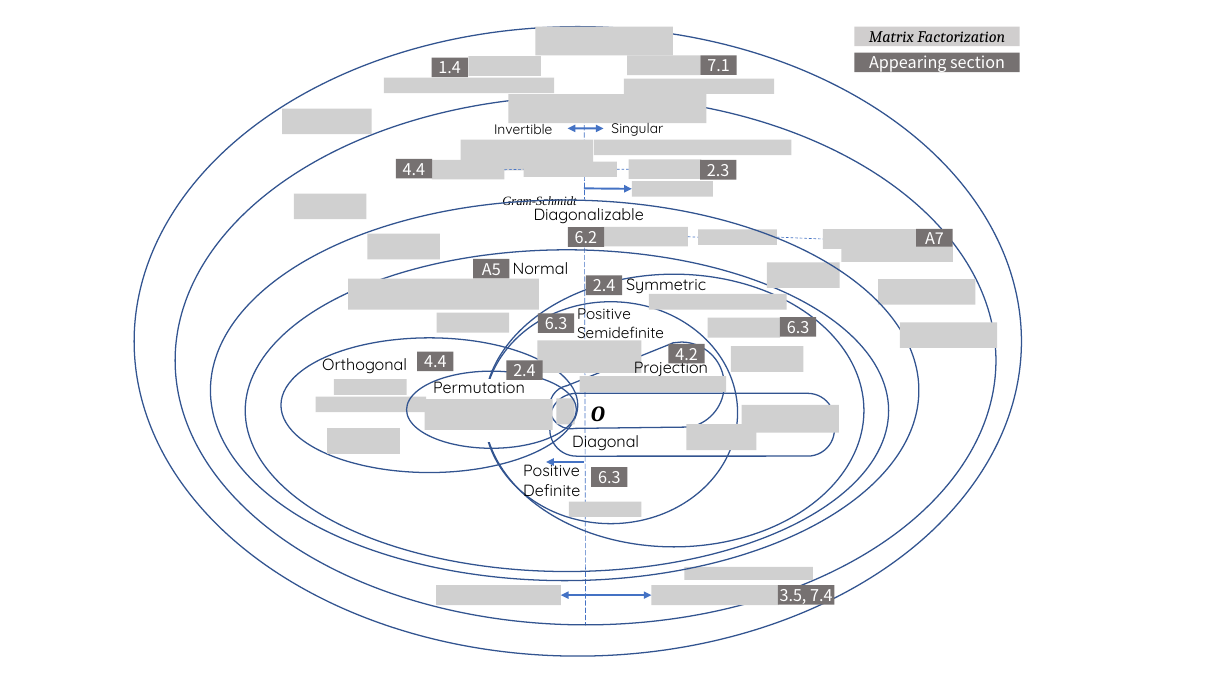
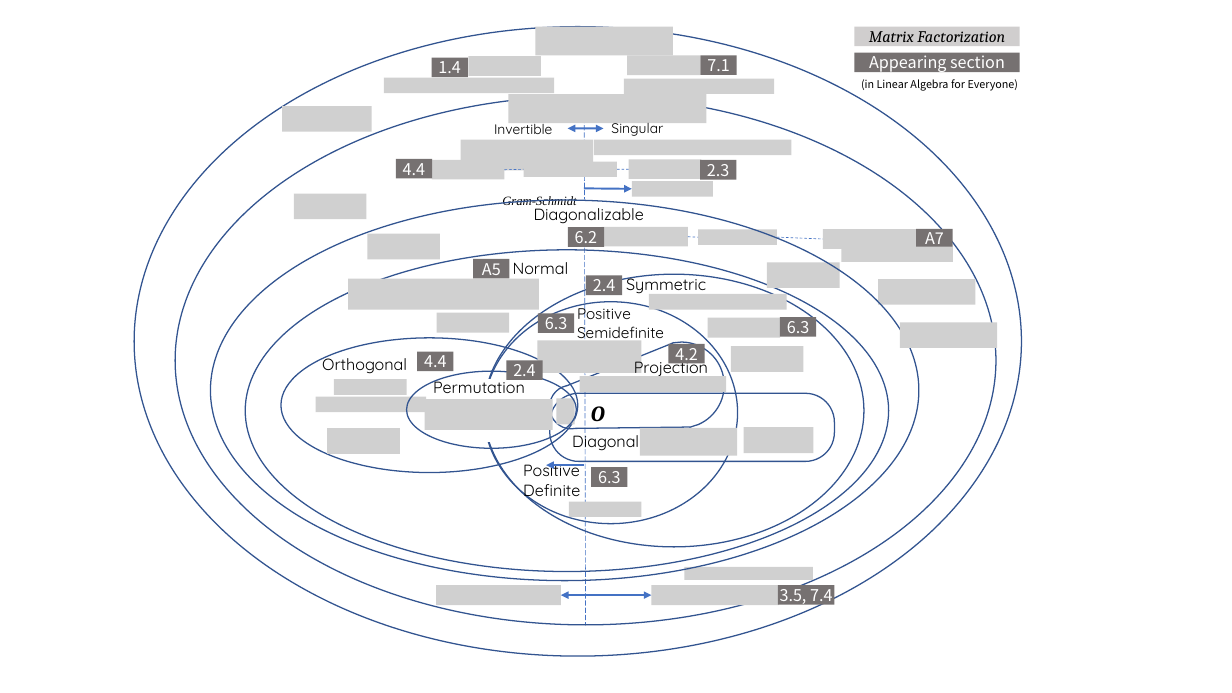
Before and after one commit to kenjihiranabe/The-Art-of-Linear-Algebra, a slide deck: slide 43 of Illustrations.pptx. Drawn at 1232x693 pixels with LibreOffice and Linux fonts; fonts in the diff are those of the drawing; grey boxes stand for pictures. Boxes give left, top, right and bottom in pixels: in the first picture for what was removed or moved away, otherwise in the second. Text is boxed around its words. In the diff, an @@ line names an element or a change of style, - is before the commit and + after.

```diff
--- a/Illustrations.pptx
+++ b/Illustrations.pptx
@@ text added at (861, 79, 1018, 91), 8.4 pt, text #000000 @@
+(in Linear Algebra for Everyone)
@@ rounded rectangle: place and size @@
-rounded rectangle at (550, 394, 835, 457)
+rounded rectangle at (550, 394, 835, 462)
@@ picture removed at (742, 405, 839, 433) @@
@@ picture added at (640, 428, 737, 456) @@
@@ picture removed at (687, 424, 757, 450) @@
@@ picture added at (744, 427, 814, 453) @@
```
Also in this commit, not shown: 59 other files.
